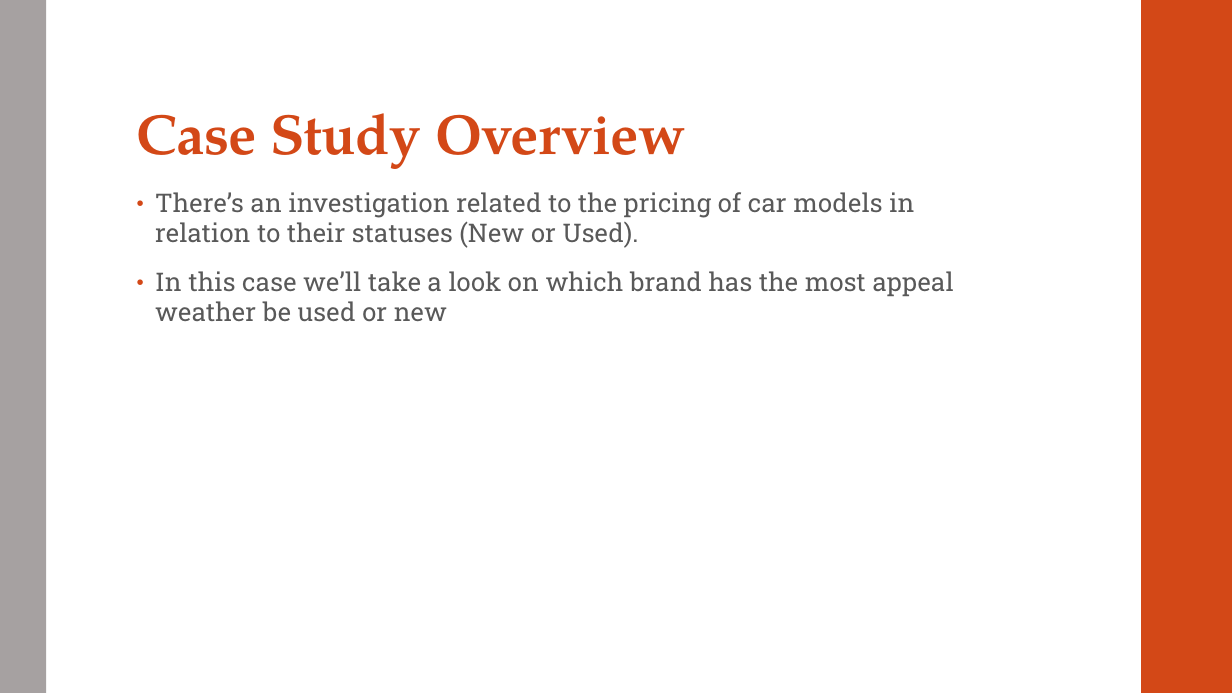
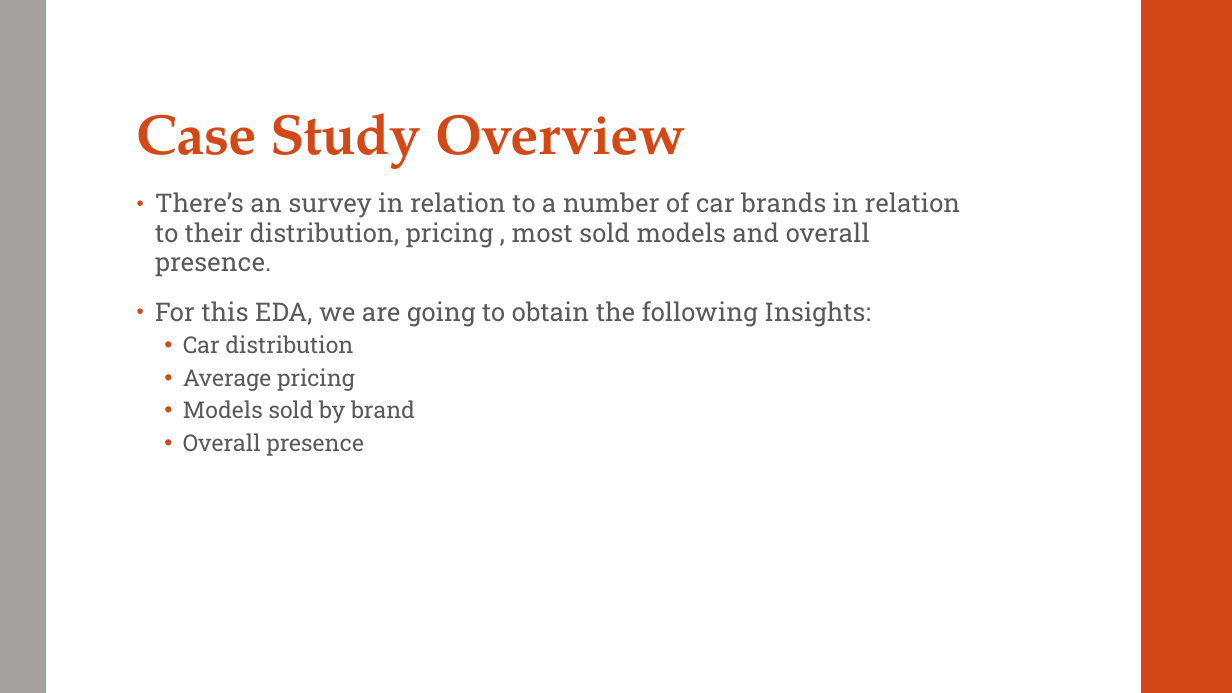
Before and after one commit to COv879/Used-Cars-A-Data-Analysis-Exploration, a slide deck: slide 2 of Used Cars - Data Exploration.pptx. Drawn at 1232x693 pixels with LibreOffice and Linux fonts; fonts in the diff are those of the drawing. Boxes give left, top, right and bottom in pixels: in the first picture for what was removed or moved away, otherwise in the second. Text is boxed around its words. In the diff, an @@ line names an element or a change of style, - is before the commit and + after.

Commit message:
PPT and IPYNB updated

```diff
--- a/Used Cars - Data Exploration.pptx
+++ b/Used Cars - Data Exploration.pptx
@@ text at (155, 192, 960, 456): text changed @@
-• There’s an investigation related to the pricing of car models in relation to their statuses (New or Used).
-• In this case we’ll take a look on which brand has the most appeal weather be used or new
+• There’s an survey in relation to a number of car brands in relation to their distribution, pricing , most sold models and overall presence.
+• For this EDA, we are going to obtain the following Insights:
+  • Car distribution
+  • Average pricing
+  • Models sold by brand
+  • Overall presence
```
Also in this commit, not shown: 1 other file.
